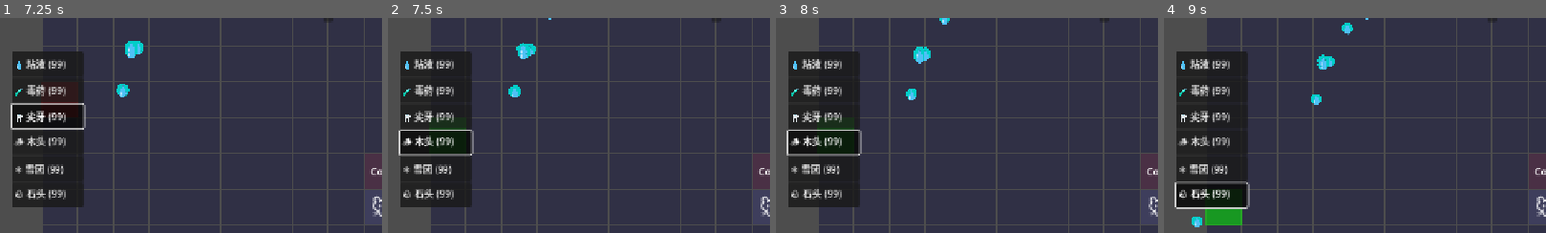
Above: before the commit, frames 1-4 (left to right).
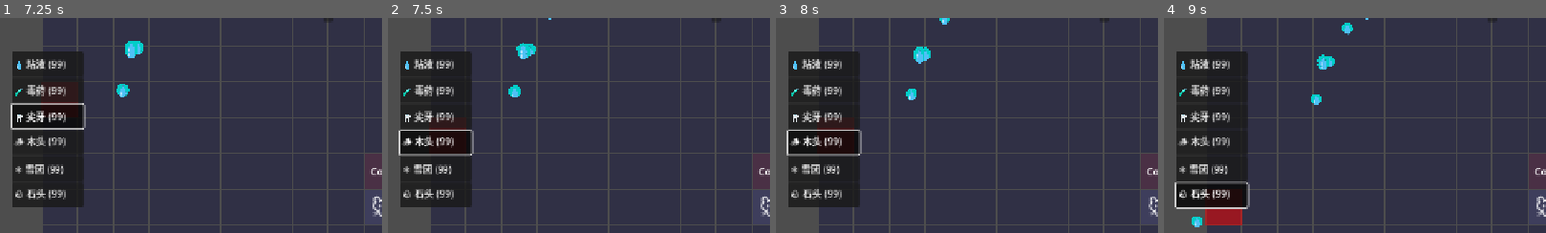
Above: after the commit, the same moments.

Repository: seekerzz/tower-html
Game: Godot game, scene res://src/Scenes/Game/MainGame.tscn
Two runs of this game, one before a commit and one after it. Both use one fixed random seed, a clock stepped at 60 frames per second and the inputs below. The project has no main scene, so this scene is started directly.
Inputs:
- Up to frame 1 (7.25 s): click "Start Wave" at 0.5 s; click "🗡️ 狂战士 30💰" at 1.25 s; click "🐻 暴怒熊 65💰" at 2 s; click "🐭 加特林鼠 15💰" at 2.75 s; click "🧪 剧毒大锅 35💰" at 3.5 s; click "🛠️ 作弊" at 4.25 s; click "💧 粘液 (99)" at 5 s; click "🧪 毒药 (99)" at 5.75 s; click "🦷 尖牙 (99)" at 6.5 s
- Up to frame 2 (7.5 s): click "🪵 木头 (99)" at 7.25 s
- Up to frame 3 (8 s): no input
- Up to frame 4 (9 s): click "❄️ 雪团 (99)" at 8 s; click "🪨 石头 (99)" at 8.75 s
The pictures show only the part of the screen within x 0-50%, y 6-56%; the shares and areas given below are measured in that part.

Frame 1 is identical in both runs. In frame 2, less than 0.1% of the frame differs, in the area x 10-21%, y 51-52%; in frame 3, less than 0.1%; in frame 4, 0.7%, in the area x 10-21%, y 88-97%.

Commit message:
feat: Implement anti-blocking detection for building placement
- Update `Constants.gd` to include `is_solid` property for barricade types.
- Update `DrawManager.gd` to check for path blocking when placing solid barricades.
- Add `_world_to_grid_pos` helper in `GridManager.gd`.
- Prevents players from walling off the core completely with solid structures.

Diff:
--- a/src/Scripts/Constants.gd
+++ b/src/Scripts/Constants.gd
@@ -32,12 +32,12 @@
 }
 
 const BARRICADE_TYPES = {
-	"mucus": { "hp": 500, "type": "slow", "strength": 0.3, "color": Color("00cec9"), "width": 8, "name": "粘液网" },
-	"poison":{ "hp": 10, "type": "poison", "strength": 200, "color": Color("2ecc71"), "width": 20, "name": "毒雾", "immune": true },
-	"fang":  { "hp": 800, "type": "reflect", "strength": 100, "color": Color("e74c3c"), "width": 6, "name": "荆棘" },
-	"wood":  { "hp": 2000, "type": "block", "strength": 0, "color": Color("d35400"), "width": 6, "name": "木栏" },
-	"snow":  { "hp": 1500, "type": "freeze", "strength": 1.5, "color": Color("74b9ff"), "width": 8, "name": "冰墙" },
-	"stone": { "hp": 6000, "type": "block", "strength": 0, "color": Color("7f8c8d"), "width": 10, "name": "石墙" }
+	"mucus": { "hp": 500, "type": "slow", "strength": 0.3, "color": Color("00cec9"), "width": 8, "name": "粘液网", "is_solid": false },
+	"poison":{ "hp": 10, "type": "poison", "strength": 200, "color": Color("2ecc71"), "width": 20, "name": "毒雾", "immune": true, "is_solid": false },
+	"fang":  { "hp": 800, "type": "reflect", "strength": 100, "color": Color("e74c3c"), "width": 6, "name": "荆棘", "is_solid": false },
+	"wood":  { "hp": 2000, "type": "block", "strength": 0, "color": Color("d35400"), "width": 6, "name": "木栏", "is_solid": true },
+	"snow":  { "hp": 1500, "type": "freeze", "strength": 1.5, "color": Color("74b9ff"), "width": 8, "name": "冰墙", "is_solid": true },
+	"stone": { "hp": 6000, "type": "block", "strength": 0, "color": Color("7f8c8d"), "width": 10, "name": "石墙", "is_solid": true }
 }
 
 const UNIT_TYPES = {
--- a/src/Scripts/DrawManager.gd
+++ b/src/Scripts/DrawManager.gd
@@ -71,6 +71,31 @@
 	if GameManager.grid_manager.obstacles.has(grid_pos):
 		return false
 
+	# 4. Check Path Blocking (Anti-Block)
+	var mat_data = Constants.BARRICADE_TYPES.get(current_material, {})
+	if mat_data.get("is_solid", false):
+		# Temporarily block
+		var was_solid = GameManager.grid_manager.astar_grid.is_point_solid(grid_pos)
+		GameManager.grid_manager.astar_grid.set_point_solid(grid_pos, true)
+
+		var blocked = false
+		var spawn_points = GameManager.grid_manager.get_spawn_points()
+		var core_pos = Vector2i(0, 0) # Core is always at 0,0
+
+		for spawn in spawn_points:
+			var spawn_grid = GameManager.grid_manager._world_to_grid_pos(spawn)
+			var path = GameManager.grid_manager.astar_grid.get_id_path(spawn_grid, core_pos)
+			if path.is_empty():
+				blocked = true
+				break
+
+		# Restore
+		GameManager.grid_manager.astar_grid.set_point_solid(grid_pos, was_solid)
+
+		if blocked:
+			# print("Cannot block path!")
+			return false
+
 	return true
 
 func _try_build(mouse_pos: Vector2):
--- a/src/Scripts/GridManager.gd
+++ b/src/Scripts/GridManager.gd
@@ -155,6 +155,10 @@
 		points.append(Vector2(half_w * TILE_SIZE, y * TILE_SIZE))
 
 	return points
+
+func _world_to_grid_pos(pos: Vector2) -> Vector2i:
+	var local_pos = to_local(pos)
+	return Vector2i(round(local_pos.x / TILE_SIZE), round(local_pos.y / TILE_SIZE))
 
 func get_tile_key(x: int, y: int) -> String:
 	return "%d,%d" % [x, y]
